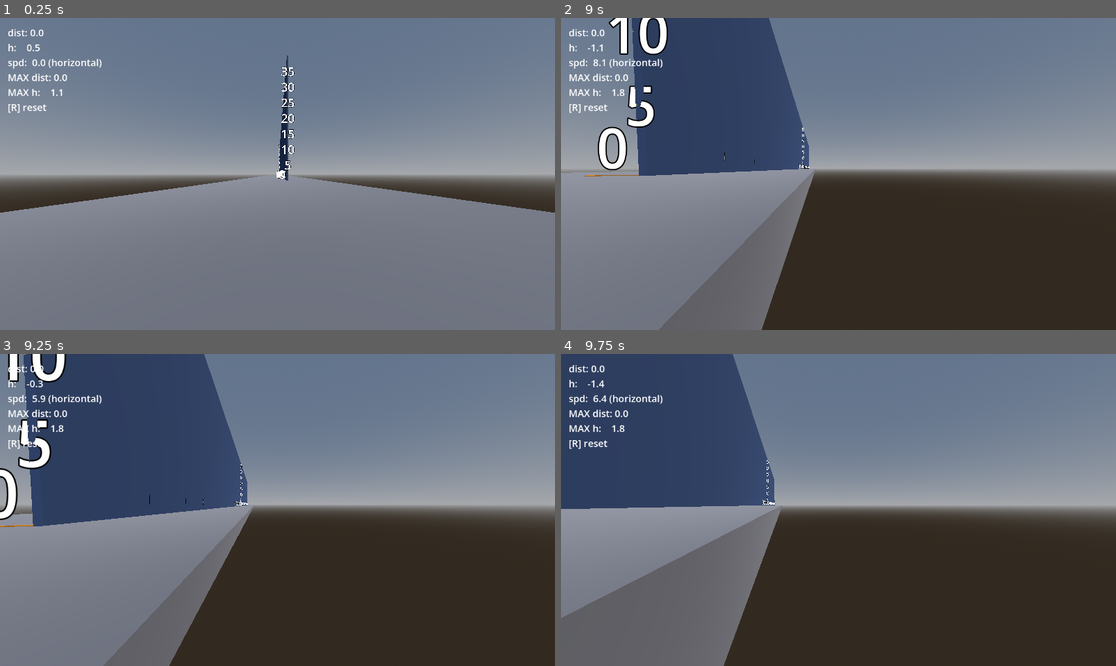
Above: before the commit, frames 1-4 (two rows, left to right).
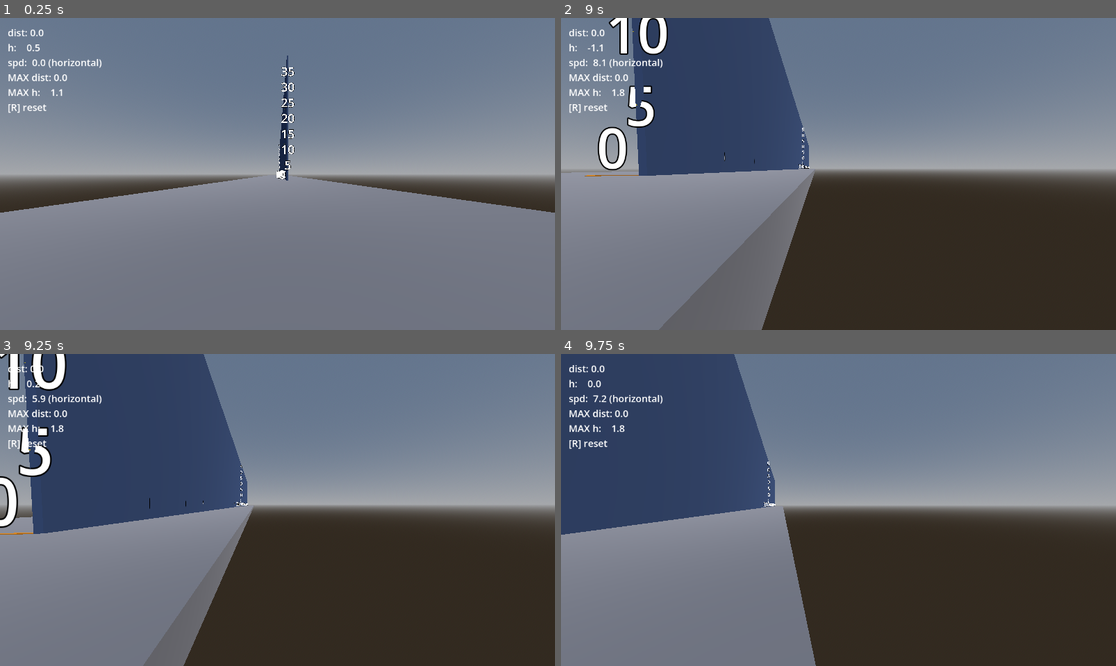
Above: after the commit, the same moments.

Repository: Crawford-Young/what-is-dark
Game: Godot game, scene res://scenes/wall_lab.tscn
The game is run twice, just before and just after one commit, with the same random seed, the same clock (stepped at 60 frames per second) and the same inputs. This scene is started directly instead of the project's main scene.
Inputs (mouse positions are in pixels of both pictures, inside the frame that each line leads up to):
- Up to frame 1 (0.25 s): no input
- Up to frame 2 (9 s): tap Enter at 0.5 s; move the mouse to (866, 174) at 0.52 s; hold Space (jump) 0.53-1.28 s; hold W (move_forward) 0.53-5.78 s; click (866, 174) at 0.67 s; move the mouse to (810, 174) at 1.27 s; tap Q (glance) at 1.35, 8.85 s; tap Space (jump) at 1.52, 1.55, 1.82, 2.3, 3.02, 3.05, 3.32, 4.52, 4.55, 4.82, 6.02, 6.05, 6.32, 7.52, 7.55, 7.82 s; move the mouse to (849, 167) at 2.02 s; hold Shift 2.03-2.78 s; move the mouse to (832, 180) at 2.77 s; tap Alt at 2.85 s; click (832, 180) at 2.92 s; move the mouse to (877, 177) at 3.52 s; hold Space (jump) 3.53-4.28 s; tap Ctrl at 3.6 s; move the mouse to (794, 170) at 4.27 s; tap R at 4.35 s; move the mouse to (844, 174) at 5.02 s; hold Space (jump) 5.03-5.78 s; tap 1 at 5.1 s; click (844, 174) at 5.17 s; move the mouse to (816, 167) at 5.77 s; hold D (move_right) 5.78-6.53 s; tap 2 at 5.85 s; move the mouse to (866, 174) at 6.52 s; hold Space (jump) 6.53-7.28 s; hold W (move_forward) 6.53-8.78 s; tap 3 at 6.6 s; move the mouse to (810, 174) at 7.27 s; tap L at 7.35 s; click (810, 174) at 7.42 s; move the mouse to (849, 167) at 8.02 s; hold Space (jump) 8.03-8.78 s; move the mouse to (832, 180) at 8.77 s; hold A (move_left) from 8.78 s (still down)
- Up to frame 3 (9.25 s): keep holding A (move_left); tap Space (jump) at 9.02, 9.05 s
- Up to frame 4 (9.75 s): tap Space (jump) at 9.32 s; move the mouse to (877, 513) at 9.52 s; release A (move_left) at 9.53 s; hold W (move_forward) from 9.53 s (still down); hold Shift from 9.53 s (still down); click (877, 513) at 9.67 s

Frames 1-2 are identical in both runs. In frame 3, 4.4% of the frame differs, in the area x 0-46%, y 0-100%; in frame 4, 14%.

Commit message:
feat: momentum-preserving wallrun - clip-to-plane ride, speed-keeping kick
Co-Authored-By: Claude Fable 5 <noreply@anthropic.com>

Diff:
--- a/scripts/logic/wallrun_logic.gd
+++ b/scripts/logic/wallrun_logic.gd
@@ -1,25 +1,27 @@
 class_name WallrunLogic
 extends RefCounted
-## Wall-run = airborne slide along a side wall with gentle capped sink.
+## Wall-run = momentum-preserving ride along a side wall (Phase 3a spec §3):
+## surf semantics on a vertical surface. Along-wall speed is frictionless
+## (caller applies gravity; ride clips + caps sink); the kick keeps carried
+## horizontal speed and redirects it instead of resetting to fixed values.
 
 const MIN_FORWARD_SPEED := 4.0
-const SINK_RATE := 1.5
 const SINK_CAP := -2.0
 const PUSH_AWAY_SPEED := 6.0
-const PUSH_UP_SPEED := 6.5
+const WALL_JUMP_VY := 8.63  ## phase-1's 1.06 m rise reproduced at GRAVITY 35.2
 
 
 static func can_wallrun(on_floor: bool, has_wall: bool, forward_speed: float) -> bool:
 	return not on_floor and has_wall and forward_speed > MIN_FORWARD_SPEED
 
 
-static func wallrun_velocity(velocity: Vector3, wall_normal: Vector3, delta: float) -> Vector3:
-	var v := velocity.slide(wall_normal)
-	v.y = maxf(velocity.y - SINK_RATE * delta, SINK_CAP)
+static func ride_velocity(velocity: Vector3, wall_normal: Vector3) -> Vector3:
+	var v := SourceMove.clip_velocity(velocity, wall_normal)
+	v.y = maxf(v.y, SINK_CAP)
 	return v
 
 
-static func walljump_velocity(velocity: Vector3, wall_normal: Vector3) -> Vector3:
+static func kick_velocity(velocity: Vector3, wall_normal: Vector3) -> Vector3:
 	var v := velocity + wall_normal * PUSH_AWAY_SPEED
-	v.y = PUSH_UP_SPEED
+	v.y = maxf(v.y, WALL_JUMP_VY)
 	return v
--- a/scripts/player.gd
+++ b/scripts/player.gd
@@ -57,9 +57,10 @@
 	var on_wall := wall_normal != Vector3.ZERO
 
 	if WallrunLogic.can_wallrun(is_on_floor(), on_wall, forward_speed):
-		velocity = WallrunLogic.wallrun_velocity(velocity, wall_normal, delta)
+		velocity = MoveMath.apply_gravity(velocity, GRAVITY, delta)
+		velocity = WallrunLogic.ride_velocity(velocity, wall_normal)
 		if Input.is_action_just_pressed(&"jump"):
-			velocity = WallrunLogic.walljump_velocity(velocity, wall_normal)
+			velocity = WallrunLogic.kick_velocity(velocity, wall_normal)
 	else:
 		var accel := (GROUND_ACCEL if is_on_floor() else AIR_ACCEL) * accel_scale
 		velocity = MoveMath.accel_horizontal(velocity, wish_dir, RUN_SPEED, accel, delta)
--- a/tests/unit/test_wallrun_logic.gd
+++ b/tests/unit/test_wallrun_logic.gd
@@ -1,28 +1,37 @@
 extends GutTest
 
 
-func test_wallrun_requires_airborne_wall_and_speed() -> void:
+func test_can_wallrun_conditions() -> void:
 	assert_true(WallrunLogic.can_wallrun(false, true, 5.0))
 	assert_false(WallrunLogic.can_wallrun(true, true, 5.0), "on floor")
 	assert_false(WallrunLogic.can_wallrun(false, false, 5.0), "no wall")
 	assert_false(WallrunLogic.can_wallrun(false, true, 3.0), "too slow")
 
 
-func test_wallrun_velocity_slides_along_wall() -> void:
-	var v := WallrunLogic.wallrun_velocity(Vector3(1, 0, -8), Vector3(1, 0, 0), 0.016)
-	assert_almost_eq(v.x, 0.0, 0.0001, "component into wall removed")
-	assert_almost_eq(v.z, -8.0, 0.0001, "forward speed kept")
+func test_ride_preserves_along_wall_speed_and_caps_sink() -> void:
+	var v := WallrunLogic.ride_velocity(Vector3(0, -8, -20), Vector3(1, 0, 0))
+	assert_almost_eq(v.z, -20.0, 0.0001)
+	assert_almost_eq(v.y, -2.0, 0.0001)
 
 
-func test_wallrun_sinks_gently_and_caps() -> void:
-	var v := WallrunLogic.wallrun_velocity(Vector3(0, 0, -8), Vector3(1, 0, 0), 1.0)
-	assert_almost_eq(v.y, -1.5, 0.0001, "1s of sink at 1.5")
-	var v2 := WallrunLogic.wallrun_velocity(Vector3(0, -10.0, -8), Vector3(1, 0, 0), 1.0)
-	assert_almost_eq(v2.y, -2.0, 0.0001, "sink capped at -2")
+func test_ride_clips_into_wall_component() -> void:
+	var v := WallrunLogic.ride_velocity(Vector3(-5, 0, -20), Vector3(1, 0, 0))
+	assert_almost_eq(v.x, 0.0, 0.0001)
+	assert_almost_eq(v.z, -20.0, 0.0001)
 
 
-func test_walljump_pushes_away_and_up() -> void:
-	var v := WallrunLogic.walljump_velocity(Vector3(0, -1, -8), Vector3(1, 0, 0))
+func test_ride_keeps_upward_carry() -> void:
+	var v := WallrunLogic.ride_velocity(Vector3(0, 3, -15), Vector3(1, 0, 0))
+	assert_almost_eq(v.y, 3.0, 0.0001)
+
+
+func test_kick_preserves_horizontal_and_boosts_up() -> void:
+	var v := WallrunLogic.kick_velocity(Vector3(0, -1, -30), Vector3(1, 0, 0))
 	assert_almost_eq(v.x, 6.0, 0.0001)
-	assert_almost_eq(v.y, 6.5, 0.0001)
-	assert_almost_eq(v.z, -8.0, 0.0001)
+	assert_almost_eq(v.z, -30.0, 0.0001)
+	assert_almost_eq(v.y, 8.63, 0.0001)
+
+
+func test_kick_keeps_higher_upward_speed() -> void:
+	var v := WallrunLogic.kick_velocity(Vector3(0, 12, -10), Vector3(1, 0, 0))
+	assert_almost_eq(v.y, 12.0, 0.0001)
